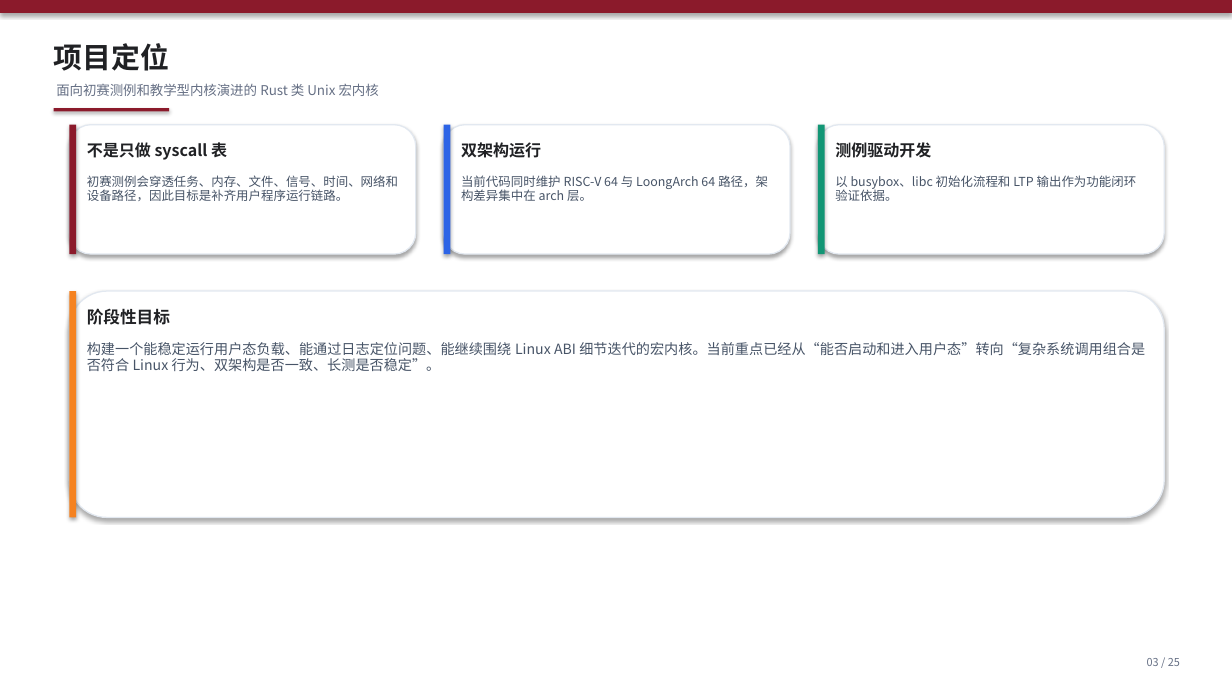
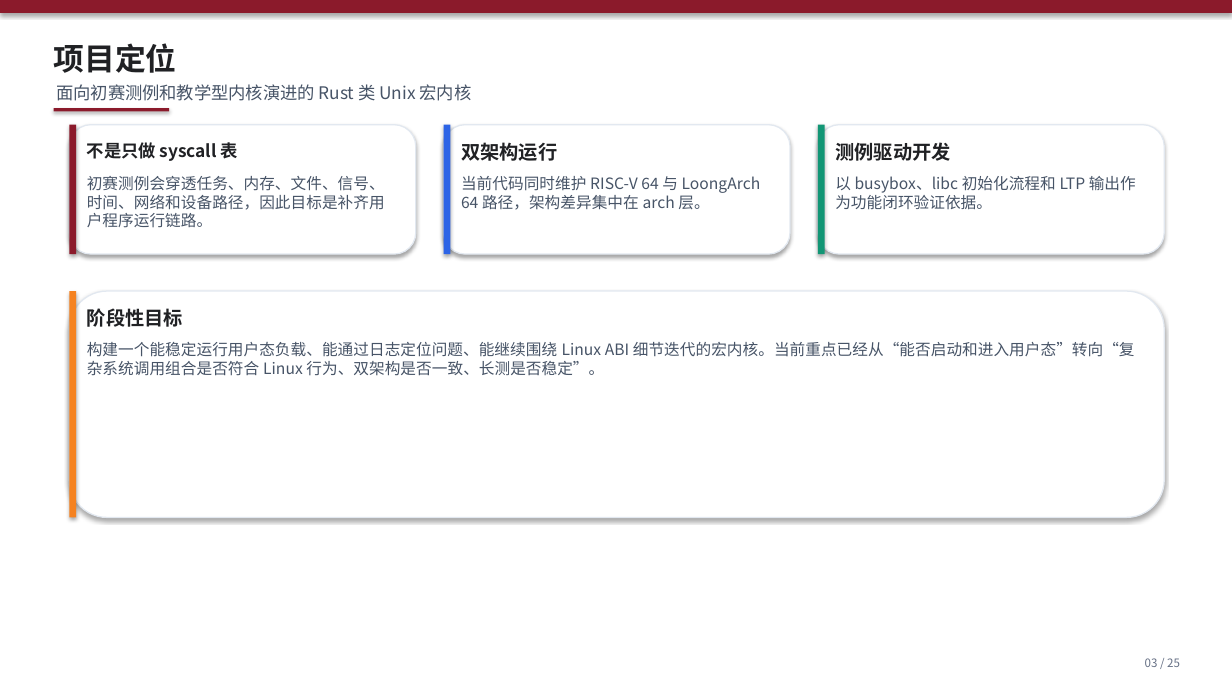
Before and after one commit to Solarpasserby/RespOS, a slide deck: slide 3 of docs/初赛文档/RespOS初赛进展汇报.pptx. Drawn at 1232x693 pixels with LibreOffice and Linux fonts; fonts in the diff are those of the drawing. Boxes give left, top, right and bottom in pixels: in the first picture for what was removed or moved away, otherwise in the second. Text is boxed around its words. In the diff, an @@ line names an element or a change of style, - is before the commit and + after.

```diff
--- a/docs/初赛文档/RespOS初赛进展汇报.pptx
+++ b/docs/初赛文档/RespOS初赛进展汇报.pptx
@@ text "项目定位" at (54, 43, 177, 73): size 22.5 to 24 pt @@
@@ text "面向初赛测例和教学型内核演进的 Rust 类 Unix 宏内核" at (56, 84, 472, 101): size 10.5 to 13.5 pt, text colour #667085 to #475467 @@
@@ text "不是只做 syscall 表" at (87, 140, 238, 163): size 12.5 to 13.5 pt @@
@@ text "双架构运行" at (461, 142, 557, 161): size 12.5 to 15 pt @@
@@ text "测例驱动开发" at (835, 142, 950, 161): size 12.5 to 15 pt @@
@@ size 9.7 to 12.2 pt in 3 elements at (87, 176, 385, 228), (461, 176, 761, 210), (835, 176, 1136, 210) @@
@@ text "阶段性目标" at (87, 308, 183, 327): size 13 to 15 pt @@
@@ text "构建一个能稳定运行用户态负载、能通过日志定位问题、能继续围绕 Linux ABI 细节迭代的宏内核。当前重点已经从“能否 ..." at (87, 342, 1135, 376): size 11 to 12.2 pt @@
@@ text "03 / 25" at (1145, 658, 1180, 667): size 8.5 to 9 pt @@
```
Also in this commit, not shown: 24 other slides changed.
